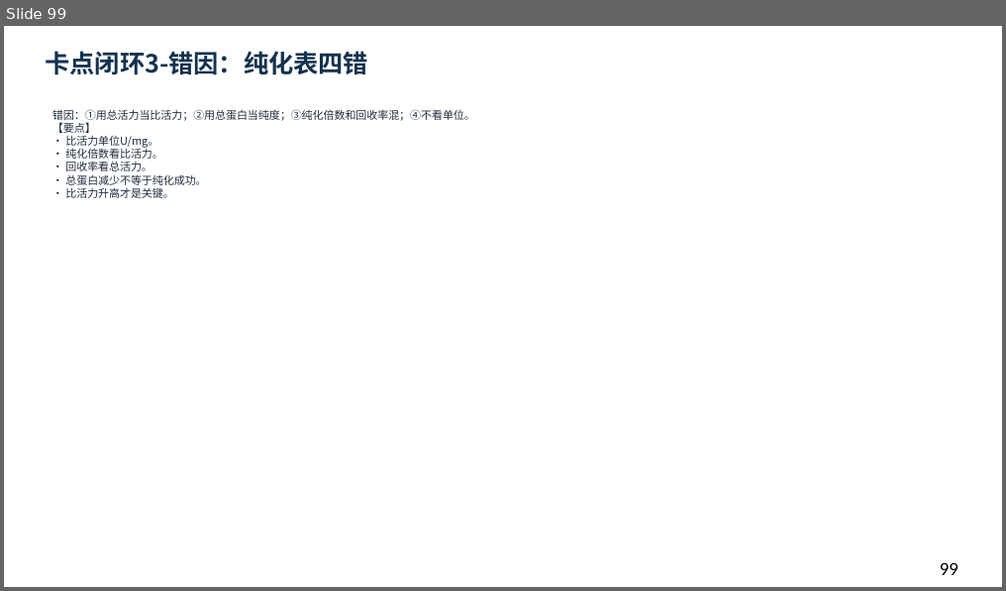
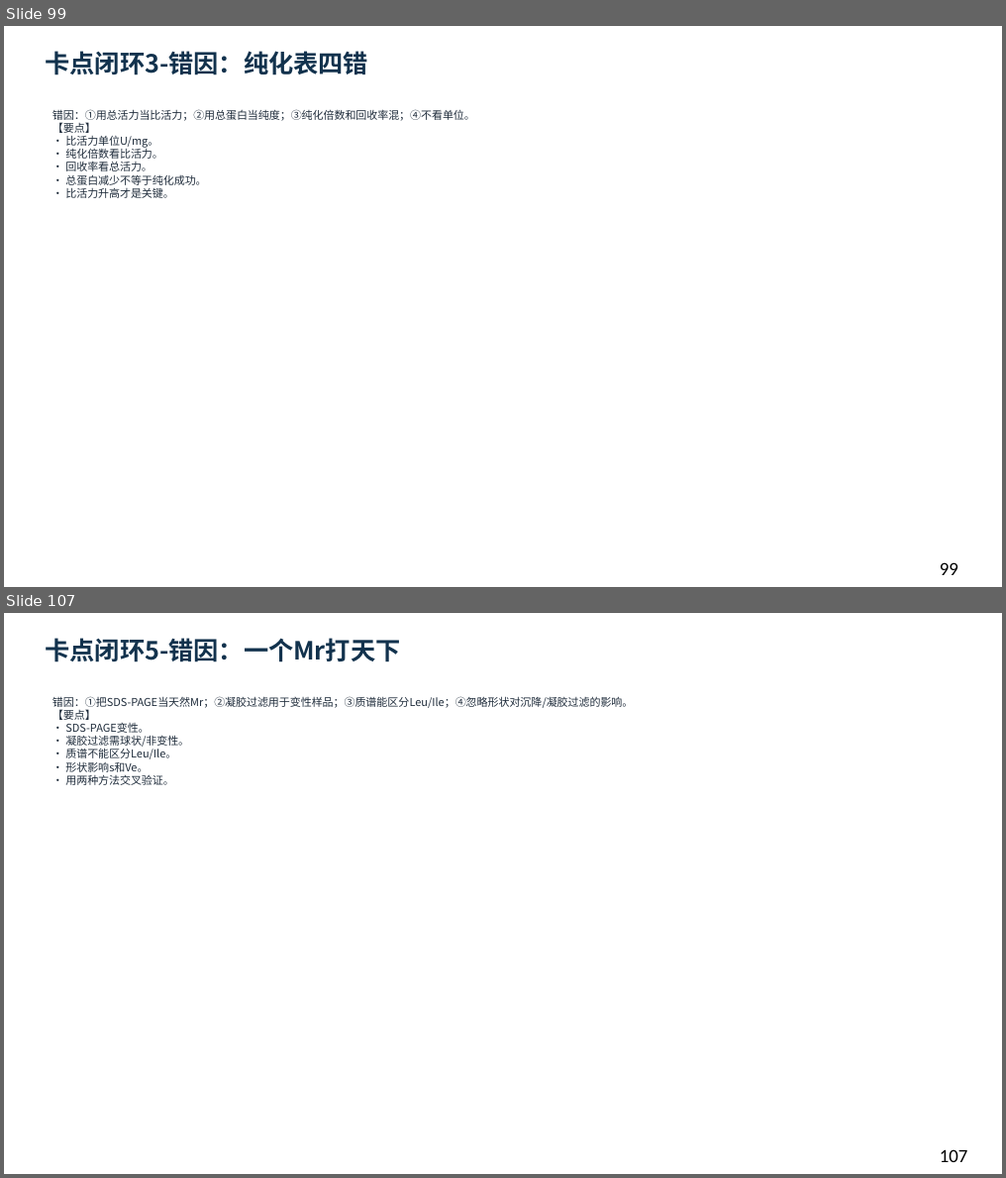
Before and after one commit to newkan-li/Biochemistry, a slide deck: downloads/bc05-ai-style.pptx. Shown one above the other, each under a label of ours: slide 99 before the commit, slides 99 and 107 after it; the slides between them are not shown. The pictures are 1006x591 and 1006x1178 pixels, drawn with LibreOffice and Linux fonts; fonts in the diff are those of the drawing. Boxes give left, top, right and bottom in pixels: in the first picture for what was removed or moved away, otherwise in the second. Text is boxed around its words. In the diff, an @@ line names an element or a change of style, - is before the commit and + after.

```diff
--- a/downloads/bc05-ai-style.pptx
+++ b/downloads/bc05-ai-style.pptx
@@ slide 107 added at <box>4,613,1002,1174</box>, background #FFFFFF @@
@@ text added at <box>45,638,400,663</box>, 24 pt, text #12324D, bold @@
+卡点闭环5-错因：一个Mr打天下
@@ text added at <box>53,696,633,785</box>, 10.5 pt, text #202D3C @@
+错因：①把SDS-PAGE当天然Mr；②凝胶过滤用于变性样品；③质谱能区分Leu/Ile；④忽略形状对沉降/凝胶过滤的影响。
+【要点】
+• SDS-PAGE变性。
+• 凝胶过滤需球状/非变性。
+• 质谱不能区分Leu/Ile。
+• 形状影响s和Ve。
+• 用两种方法交叉验证。
@@ text added at <box>940,1150,968,1162</box>, 18 pt, text #000000 @@
+107
```
Also in this commit, not shown: 1 slide changed, 7 other slides added, 22 other files.
